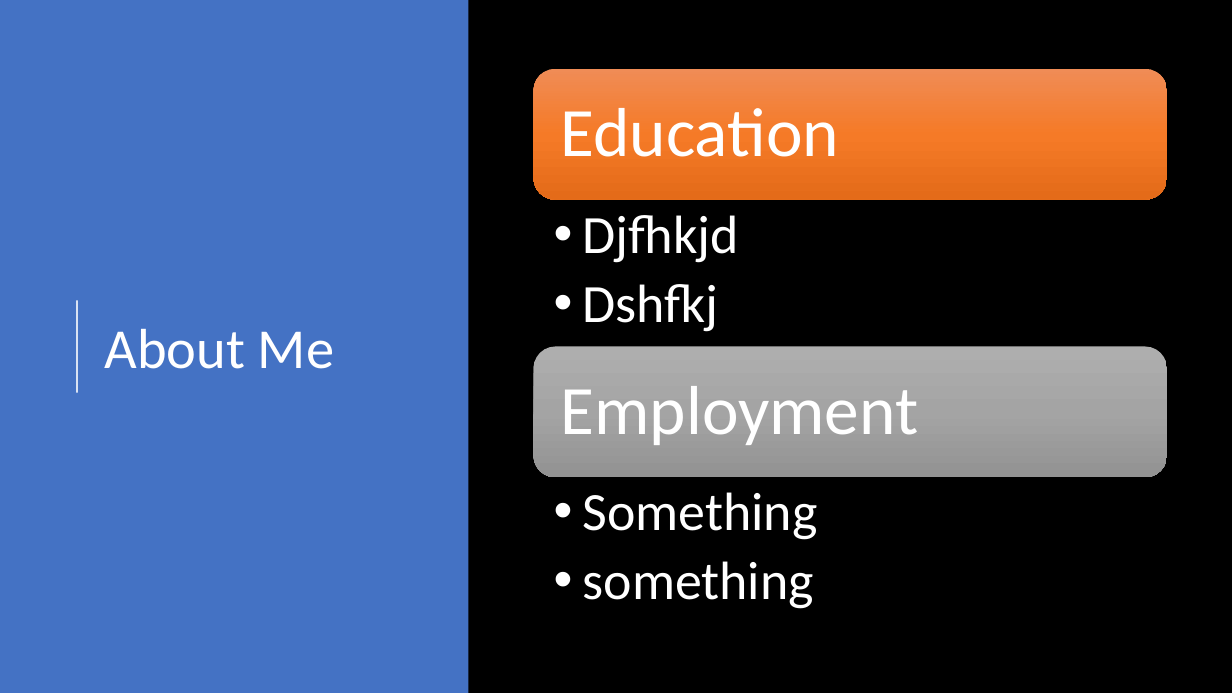
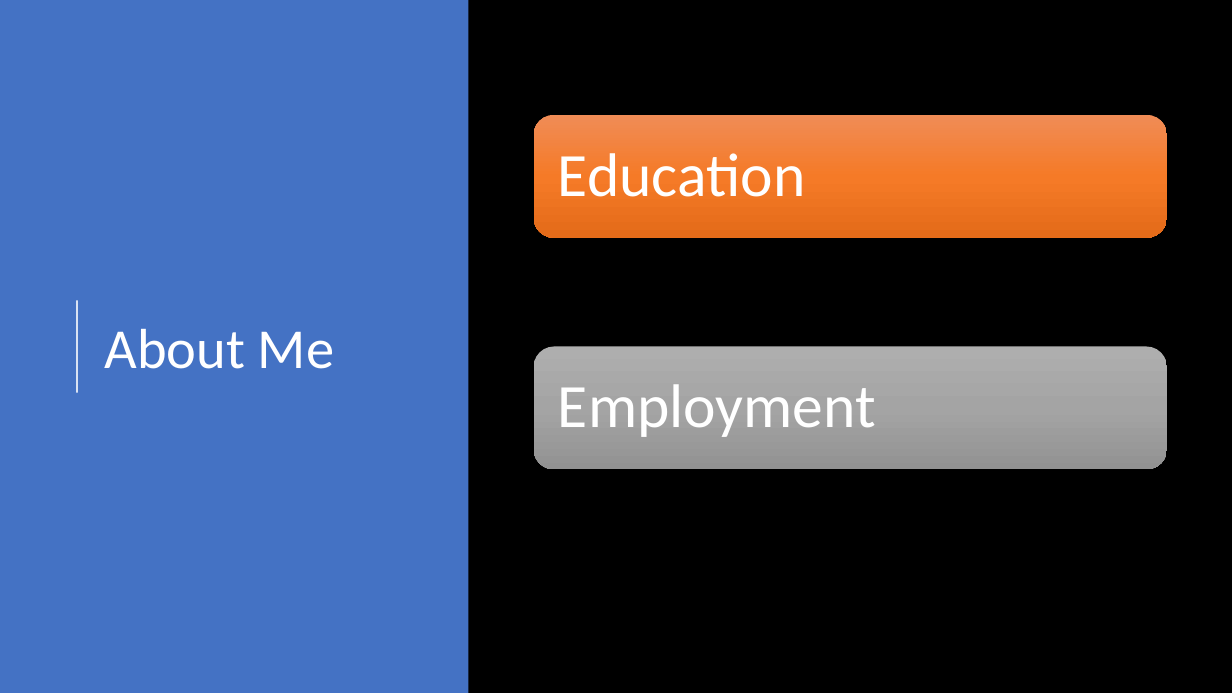
Before and after one commit to orstewar/ist346-content, a slide deck: slide 2 of content/01-introduction-to-course.pptx. Drawn at 1232x693 pixels with LibreOffice and Linux fonts; fonts in the diff are those of the drawing. Boxes give left, top, right and bottom in pixels: in the first picture for what was removed or moved away, otherwise in the second. Text is boxed around its words. In the diff, an @@ line names an element or a change of style, - is before the commit and + after.

```diff
--- a/content/01-introduction-to-course.pptx
+++ b/content/01-introduction-to-course.pptx
@@ rounded rectangle: place and size @@
-rounded rectangle at (533,68,1167,200)
+rounded rectangle at (533,115,1167,238)
@@ text "Education" at (558,153,805,197): size 54 to 48 pt; less space between paragraphs @@
@@ text "Education": place and size @@
-text "Education" at (561,108,839,157)
+text "Education" at (558,153,805,197)
@@ text removed at (583,215,739,332) @@
-  • Djfhkjd
-  • Dshfkj
@@ rounded rectangle: place and size @@
-rounded rectangle at (533,347,1167,478)
+rounded rectangle at (533,347,1167,470)
@@ text "Employment" at (558,384,876,437): size 54 to 48 pt; less space between paragraphs @@
@@ text removed at (583,492,818,609) @@
-  • Something
-  • something
```
Also in this commit, not shown: 6 other slides changed, 4 slides added, 6 slides removed, 2 other files.
